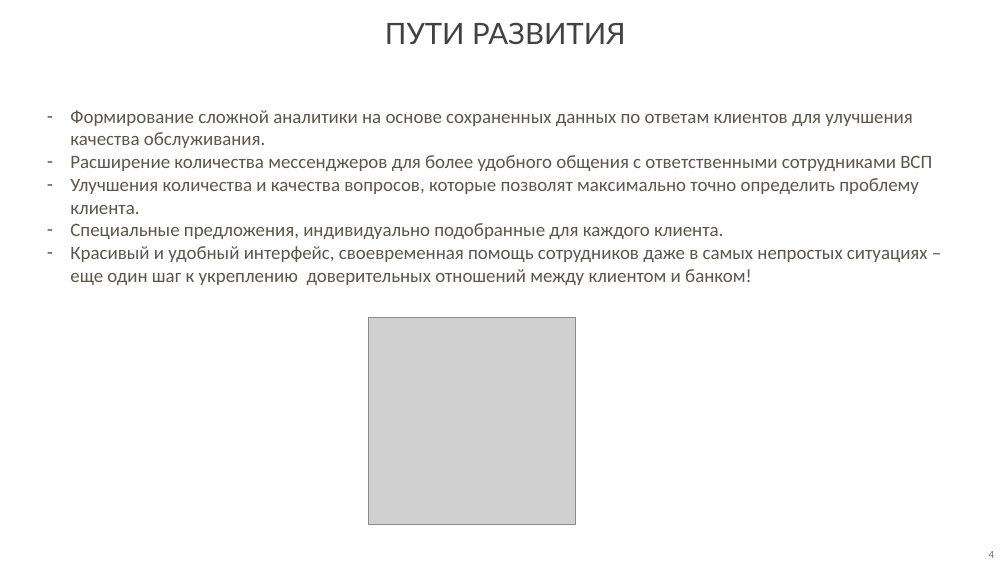
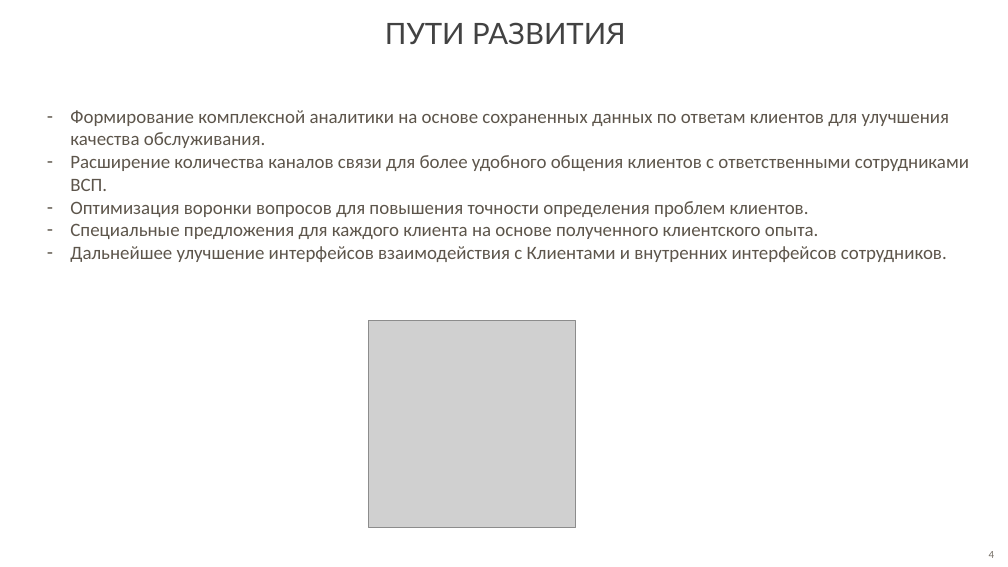
Before and after one commit to NozhkinNikita/sberkinator, a slide deck: slide 4 of Хакатон_УР.pptx. Drawn at 1008x567 pixels with LibreOffice and Linux fonts; fonts in the diff are those of the drawing; grey boxes stand for pictures. Boxes give left, top, right and bottom in pixels: in the first picture for what was removed or moved away, otherwise in the second. Text is boxed around its words. In the diff, an @@ line names an element or a change of style, - is before the commit and + after.

Commit message:
work

```diff
--- a/Хакатон_УР.pptx
+++ b/Хакатон_УР.pptx
@@ text at <box>70,110,969,262</box>: text changed @@
-– Формирование сложной аналитики на основе сохраненных данных по ответам клиентов для улучшения качества обслуживания.
-– Расширение количества мессенджеров для более удобного общения с ответственными сотрудниками ВСП
-– Улучшения количества и качества вопросов, которые позволят максимально точно определить проблему клиента.
-– Специальные предложения, индивидуально подобранные для каждого клиента.
-– Красивый и удобный интерфейс, своевременная помощь сотрудников даже в самых непростых ситуациях – еще один шаг к укреплению доверительных отношений между клиентом и банком!
+– Формирование комплексной аналитики на основе сохраненных данных по ответам клиентов для улучшения качества обслуживания.
+– Расширение количества каналов связи для более удобного общения клиентов с ответственными сотрудниками ВСП.
+– Оптимизация воронки вопросов для повышения точности определения проблем клиентов.
+– Специальные предложения для каждого клиента на основе полученного клиентского опыта.
+– Дальнейшее улучшение интерфейсов взаимодействия с Клиентами и внутренних интерфейсов сотрудников.
```
